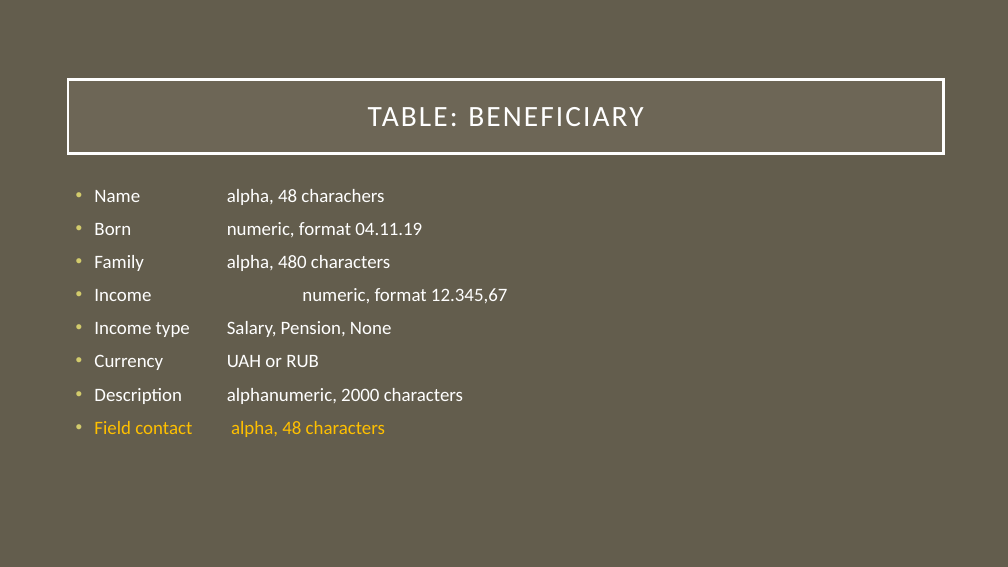
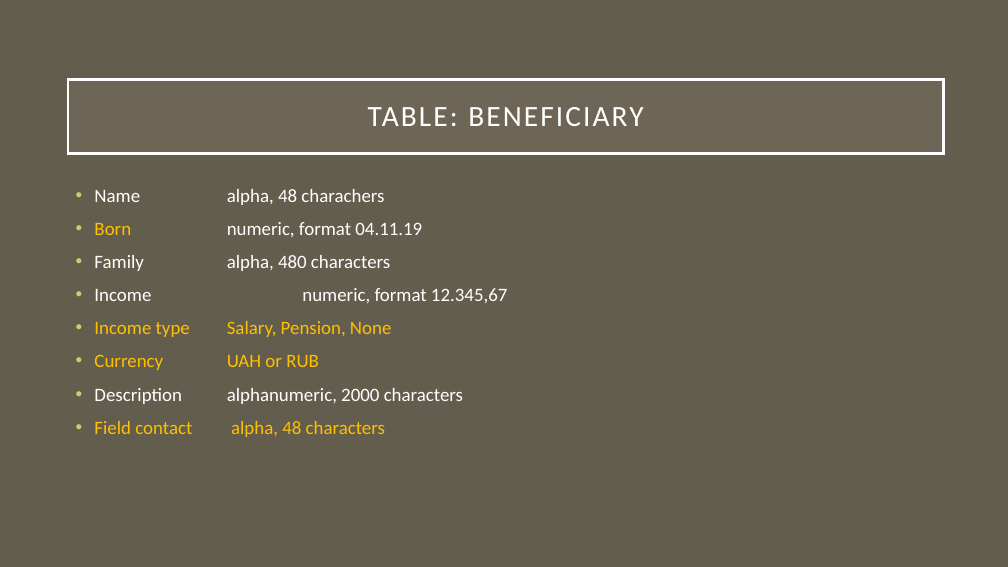
Before and after one commit to TarasOleksiv/familienhjelper, a slide deck: slide 5 of docs/FU DB Specification 1.0 r06.pptx. Drawn at 1008x567 pixels with LibreOffice and Linux fonts; fonts in the diff are those of the drawing. Boxes give left, top, right and bottom in pixels: in the first picture for what was removed or moved away, otherwise in the second. Text is boxed around its words. In the diff, an @@ line names an element or a change of style, - is before the commit and + after.

```diff
--- a/docs/FU DB Specification 1.0 r06.pptx
+++ b/docs/FU DB Specification 1.0 r06.pptx
@@ text at [94,222,422,370]: text colour #FFFFFF to #FFC000 in "Born", "Income type Salary, Pension, None", "Currency UAH or RUB" @@
```
Also in this commit, not shown: 1 other file.
